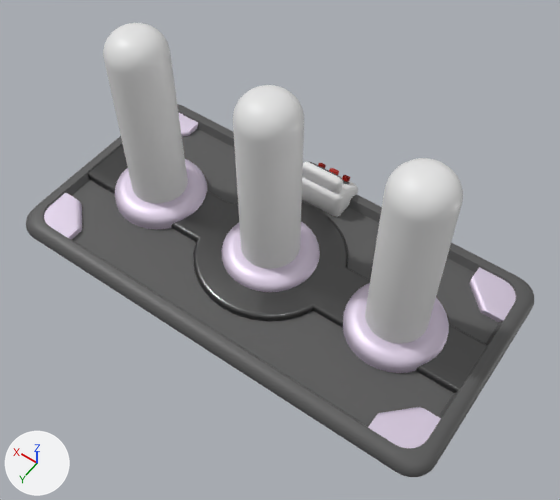
The FBX model Assets/Meshes/Puzzles/Vials/VialsSlot.fbx, before and after one commit.
Both versions are drawn from a 50 mm camera at (-1.19, 1.59, 2.6) aimed at (-0.13, 0.12, 0.28). The axes (+X, +Y, +Z) are drawn at lower left. The lights are the same throughout.
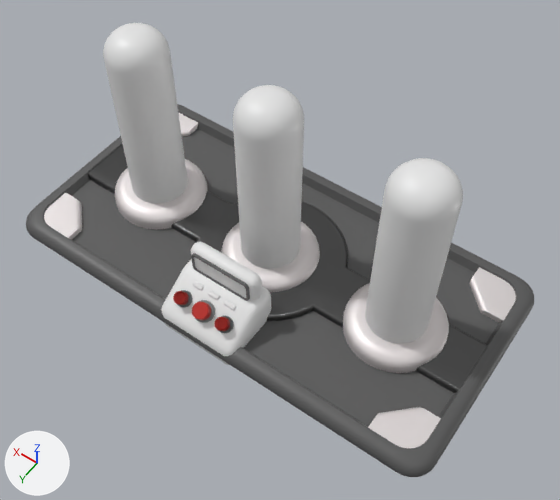
What differs and where, as boxes [x1, y1, x2, y2] in the pictures (560 x 500 px):
'Cylinder.002', recoloured: [115, 113, 423, 367] in both
'Cylinder.001', recoloured: [115, 113, 423, 367] in both
'Cube', moved, turned, rescaled: before [302, 176, 358, 217]; after [161, 259, 271, 365]
'Cube.001', moved, turned, rescaled: before [302, 161, 343, 194]; after [191, 242, 262, 300]
'Cube.002', moved, turned, rescaled: before [310, 162, 342, 179]; after [191, 253, 250, 301]
'Cylinder.009', moved, turned, rescaled: before [318, 163, 350, 182]; after [173, 291, 230, 331]
'Cylinder.007', moved, turned, rescaled: before [329, 168, 339, 175]; after [192, 302, 211, 320]
'Cylinder.010', moved, rescaled: before [342, 179, 350, 185]; after [177, 290, 234, 333]

Edits to the bpy script that builds the scene:
```text
Change mat_plastic_shiny:
    mat_plastic_shiny.base_color: (0.747, 0.659, 0.8) -> (0.8, 0.754, 0.754)  # white #e0d4e7 -> white #e7e1e1
Change ob_cylinder_010:
    ob_cylinder_010.location: (0.064, -0.456, 0.097) -> (-0.093, 0.407, 0.091)
    ob_cylinder_010.scale: (0.042, 0.042, 0.042) -> (0.0666, 0.0666, 0.0666)
Change ob_cube_001:
    ob_cube_001.location: (0.0, -0.415, 0.08) -> (0.007, 0.342, 0.065)
    ob_cube_001.rotation_euler: (0.0, 0.0, 0.0) -> (0.0, 0.0, -3.142)  # degrees (0, 0, 0) -> degrees (0, 0, -180)
    ob_cube_001.scale: (0.185, 0.135, 0.178) -> (0.293, 0.214, 0.282)
Change ob_cylinder_007:
    ob_cylinder_007.location: (0.0, -0.467, 0.114) -> (0.007, 0.424, 0.118)
    ob_cylinder_007.rotation_euler: (0.576, 0.0, 0.0) -> (0.576, 0.0, -3.142)  # degrees (33, 0, 0) -> degrees (33, 0, -180)
    ob_cylinder_007.scale: (0.0428, 0.0428, 0.0428) -> (0.0678, 0.0678, 0.0678)
Change ob_cylinder_009:
    ob_cylinder_009.location: (0.064, -0.47, 0.117) -> (-0.093, 0.428, 0.124)
    ob_cylinder_009.rotation_euler: (0.576, 0.0, 0.0) -> (0.576, 0.0, -3.142)  # degrees (33, 0, 0) -> degrees (33, 0, -180)
    ob_cylinder_009.scale: (0.0333, 0.0333, 0.0333) -> (0.0528, 0.0528, 0.0528)
Change ob_cube_002:
    ob_cube_002.location: (0.0, -0.393, 0.175) -> (0.007, 0.307, 0.215)
    ob_cube_002.rotation_euler: (0.0, 0.0, 0.0) -> (0.0, 0.0, -3.142)  # degrees (0, 0, 0) -> degrees (0, 0, -180)
    ob_cube_002.scale: (1.0, 1.0, 1.0) -> (1.58, 1.58, 1.58)
Change ob_cube:
    ob_cube.location: (0.0, -0.424, 0.096) -> (0.007, 0.356, 0.09)
    ob_cube.rotation_euler: (0.0, 0.0, 0.0) -> (0.0, 0.0, -3.142)  # degrees (0, 0, 0) -> degrees (0, 0, -180)
    ob_cube.scale: (0.178, 0.178, 0.178) -> (0.282, 0.282, 0.282)
```
